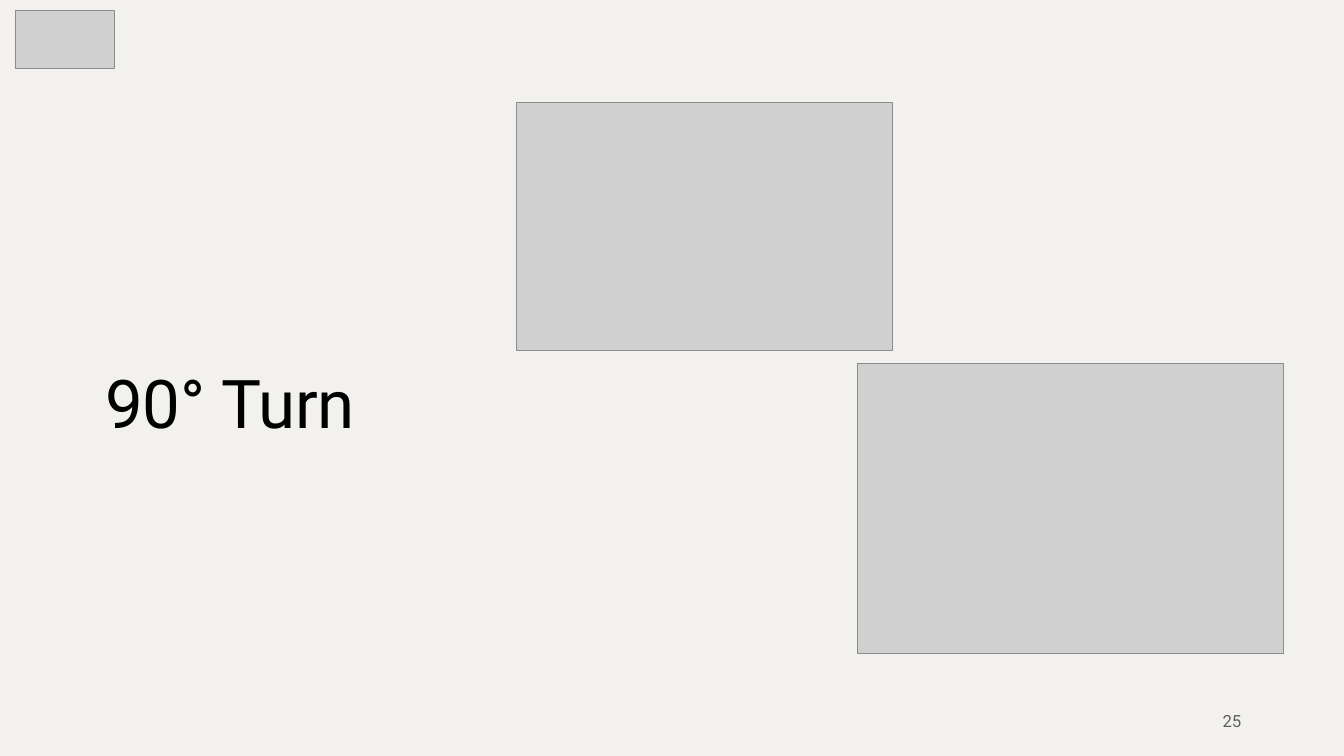
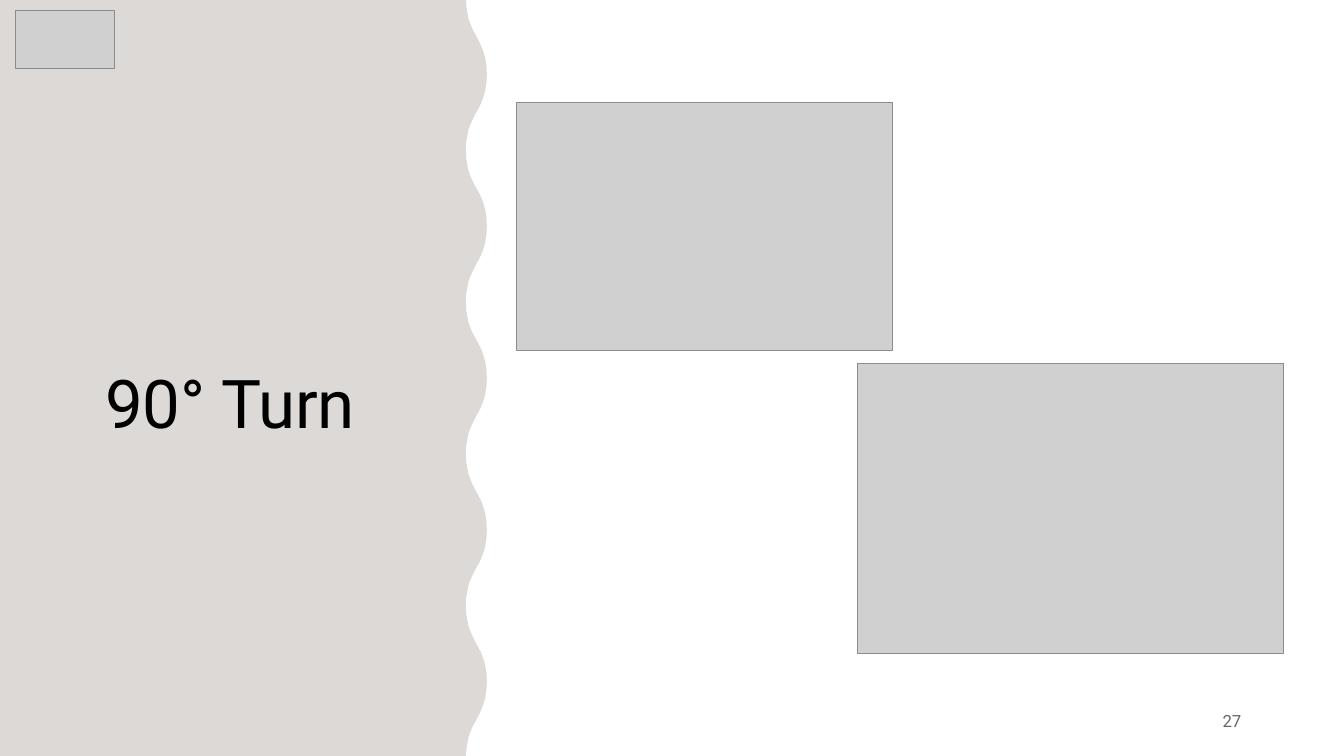
Before and after one commit to JasmeetMatta/Precision-Farming-Bot, a slide deck: slide 27 of Presentation/Final Precision Farming Using Autonomous Vehicle.pptx (slide 25 before the commit). Drawn at 1344x756 pixels with LibreOffice and Linux fonts; fonts in the diff are those of the drawing; grey boxes stand for pictures. Boxes give left, top, right and bottom in pixels: in the first picture for what was removed or moved away, otherwise in the second. Text is boxed around its words. In the diff, an @@ line names an element or a change of style, - is before the commit and + after.

```diff
--- a/Presentation/Final Precision Farming Using Autonomous Vehicle.pptx
+++ b/Presentation/Final Precision Farming Using Autonomous Vehicle.pptx
@@ background #F2F1EE to #FFFFFF @@
@@ freeform shape added at (0, 0, 487, 756), fill #FFFFFF @@
@@ freeform shape added at (0, 0, 471, 756), fill #FFFFFF @@
@@ freeform shape added at (0, 0, 487, 756), fill #76685C at 25% opacity @@
@@ page number at (1223, 715, 1242, 727): text changed @@
-25
+27
```
Also in this commit, not shown: 11 other slides changed, 1 other file.
